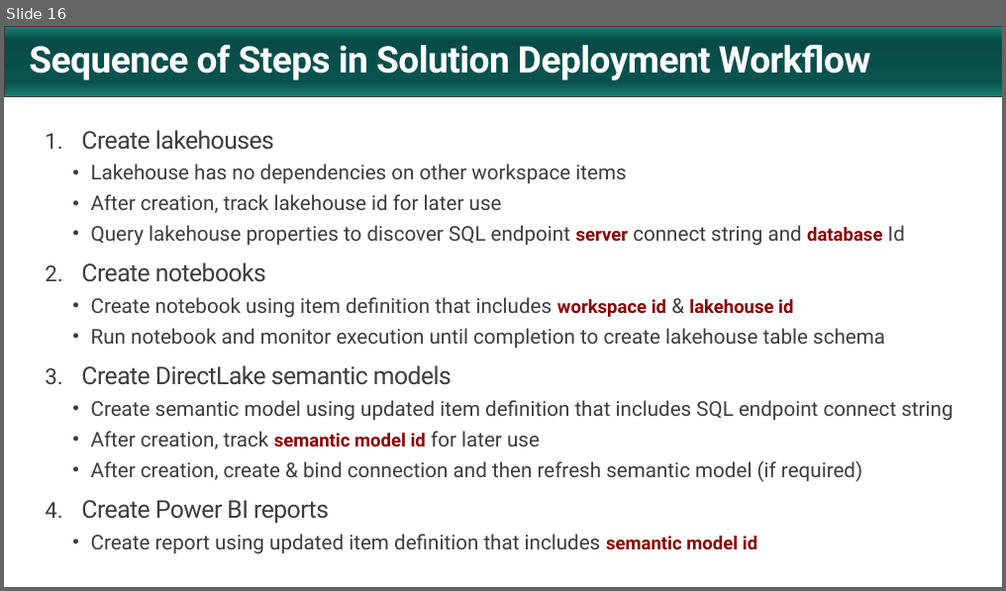
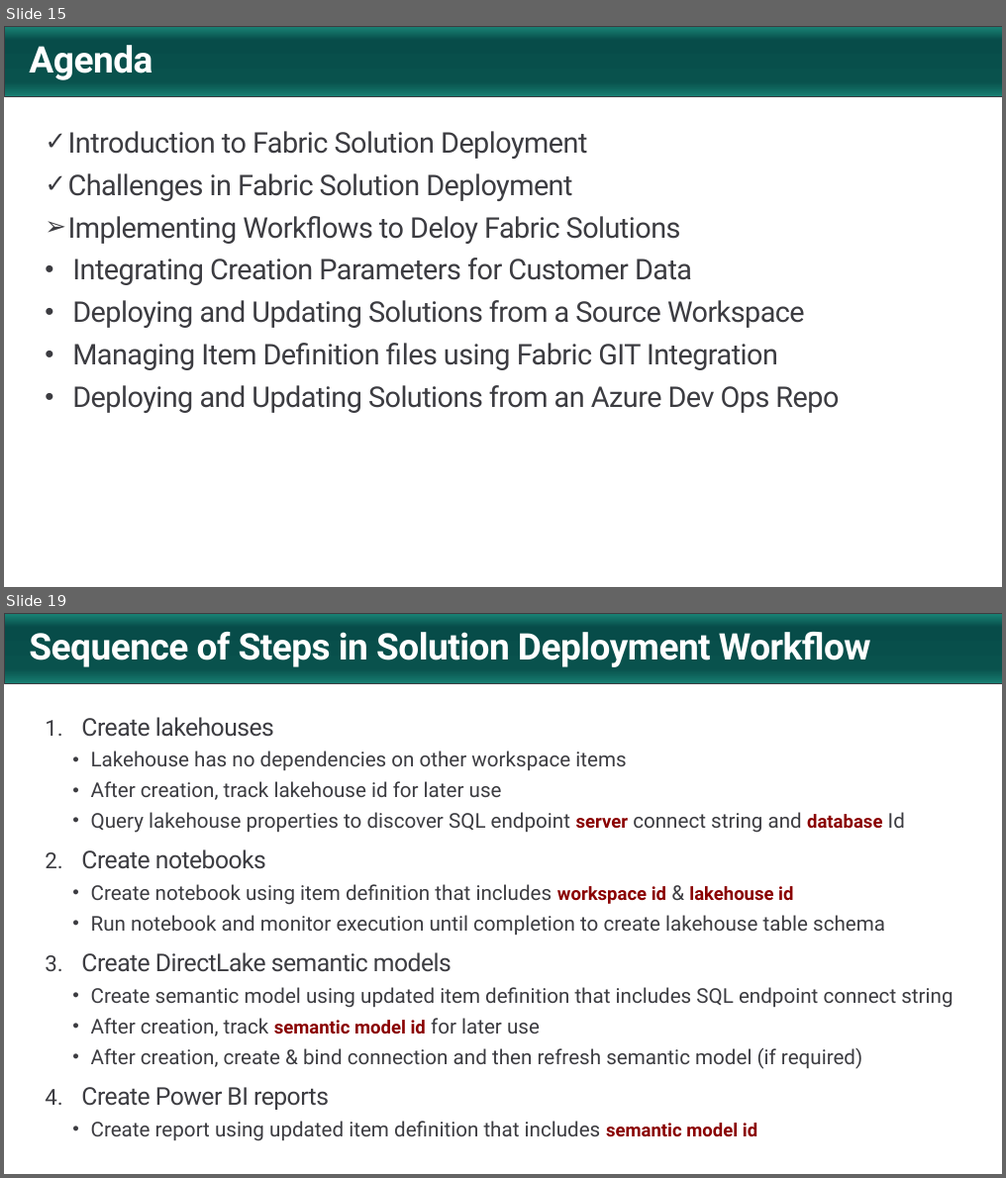
Before and after one commit to FabricDevCamp/FabricSolutionDeployment, a slide deck: docs/Automating Fabric Solution Deployment.pptx. Shown one above the other, each under a label of ours: slide 16 before the commit, slides 15 and 19 after it; the slides between them are not shown. The pictures are 1006x591 and 1006x1178 pixels, drawn with LibreOffice and Linux fonts; fonts in the diff are those of the drawing; background and template pictures are left out. Boxes give left, top, right and bottom in pixels: in the first picture for what was removed or moved away, otherwise in the second. Text is boxed around its words. In the diff, an @@ line names an element or a change of style, - is before the commit and + after.

```diff
--- a/docs/Automating Fabric Solution Deployment.pptx
+++ b/docs/Automating Fabric Solution Deployment.pptx
@@ slide 15 added at <box>4,26,1002,587</box>, background #FFFFFF; not listed: 1 template element that a slide beside it also shows @@
@@ title added at <box>29,45,152,80</box>, 36 pt, text #FFFFFF, bold @@
+Agenda
@@ text added at <box>68,131,839,413</box>, 28 pt, text #3C3C41 @@
+✓ Introduction to Fabric Solution Deployment
+✓ Challenges in Fabric Solution Deployment
+➢ Implementing Workflows to Deloy Fabric Solutions
+• Integrating Creation Parameters for Customer Data
+• Deploying and Updating Solutions from a Source Workspace
+• Managing Item Definition files using Fabric GIT Integration
+• Deploying and Updating Solutions from an Azure Dev Ops Repo
@@ what was slide 16 is now slide 19 @@
```
Also in this commit, not shown: 10 slides changed, 22 other slides added, 13 slides removed.
